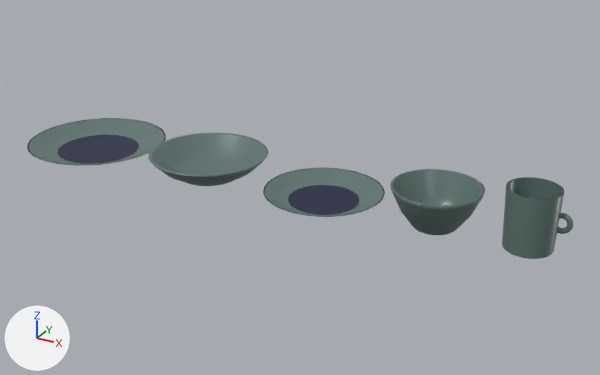
A saved change to the glTF model public/modelos/GR5-03.glb.
The view is the same before and after, from a 50 mm lens placed at (0.709, -1.178, 0.605), pointed at (0.054, 0.012, 0.01). The lights are fixed; the arrows at lower left show +X, +Y and +Z. The picture after the commit comes second. Where no turn or scale is listed for an object, it has been applied to the vertices.
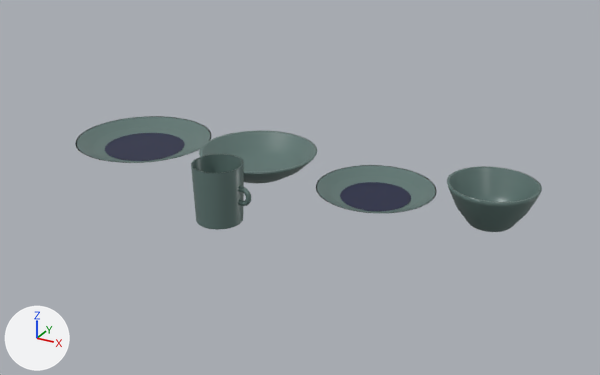
The change, as a diff of the scene's bpy script:
```diff
--- a/public/modelos/GR5-03.glb.py
+++ b/public/modelos/GR5-03.glb.py
@@ ob_mesh_0 @@
 ob_mesh_0 = bpy.data.objects.new('Mesh_0', me_mesh_0)
-ob_mesh_0.location = (-0.402, 0.0, 0.0)
+ob_mesh_0.location = (-0.328, 0.055, 0.0)
@@ ob_mesh_1 @@
 ob_mesh_1 = bpy.data.objects.new('Mesh_1', me_mesh_1)
-ob_mesh_1.location = (-0.402, 0.0, 0.004)
+ob_mesh_1.location = (-0.328, 0.055, 0.004)
@@ ob_mesh_2 @@
 ob_mesh_2 = bpy.data.objects.new('Mesh_2', me_mesh_2)
-ob_mesh_2.location = (-0.132, 0.0, 0.0)
+ob_mesh_2.location = (-0.058, 0.055, 0.0)
@@ ob_mesh_3 @@
 ob_mesh_3 = bpy.data.objects.new('Mesh_3', me_mesh_3)
-ob_mesh_3.location = (0.108, 0.0, 0.0)
+ob_mesh_3.location = (0.182, 0.055, 0.0)
@@ ob_mesh_4 @@
 ob_mesh_4 = bpy.data.objects.new('Mesh_4', me_mesh_4)
-ob_mesh_4.location = (0.108, 0.0, 0.004)
+ob_mesh_4.location = (0.182, 0.055, 0.004)
@@ ob_mesh_5 @@
 ob_mesh_5 = bpy.data.objects.new('Mesh_5', me_mesh_5)
-ob_mesh_5.location = (0.312, 0.0, 0.0)
+ob_mesh_5.location = (0.388, 0.055, 0.0)
@@ ob_mesh_6 @@
 ob_mesh_6 = bpy.data.objects.new('Mesh_6', me_mesh_6)
-ob_mesh_6.location = (0.465, 0.0, 0.0)
+ob_mesh_6.location = (-0.01, -0.148, 0.0)
@@ ob_mesh_8 @@
 ob_mesh_8 = bpy.data.objects.new('Mesh_8', me_mesh_8)
-ob_mesh_8.location = (0.51, 0.0, 0.052)
+ob_mesh_8.location = (0.035, -0.148, 0.052)
```

Where the change shows, as pixel boxes (x1, y1, x2, y2) in the pictures (600 x 375 px):
'Mesh_5', moved: before (390, 169, 485, 235); after (447, 166, 542, 232)
'Mesh_6', moved: before (502, 177, 564, 259); after (191, 154, 244, 230)
'Mesh_2', moved: before (148, 133, 268, 186); after (199, 130, 317, 183)
'Mesh_0', moved: before (27, 118, 166, 165); after (75, 116, 211, 163)
'Mesh_3', moved: before (263, 168, 385, 217); after (316, 165, 437, 213)
'Mesh_4', moved: before (288, 185, 359, 214); after (340, 182, 411, 211)
'Mesh_1', moved: before (58, 135, 139, 163); after (105, 133, 185, 161)
'Mesh_8', moved: before (556, 213, 573, 234); after (238, 186, 251, 206)
